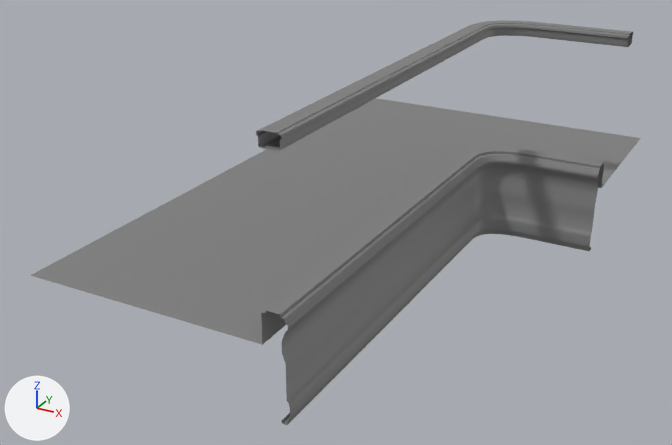
The FBX model Projet Final Manoir/Manoir_FBX_Unwrapped/AR-StaircaseRampCorner_01.FBX: old version first, new version second.
Before and after are seen from a camera (50 mm lens) standing at (3.97, -18.72, 7.32) and looking at (-4.46, -3.4, -0.34). Lighting does not change. The marker at lower left points along +X, +Y and +Z. Where no turn or scale is listed for an object, it has been applied to the vertices.

The scene before the commit, as lines of its bpy script (objects in view):
```python
me_mesh = bpy.data.meshes.new('Mesh')
me_mesh.from_pydata(...)  # 484 vertices, 858 faces; spans x -7.62..0.25, y -8.64..4.06, z -1.32..3.39
me_mesh.materials.append(mat_worldgridmaterial)  # grey #808080
ob_ar_staircaserampcorner_01 = bpy.data.objects.new('AR-StairCaseRampCorner_01', me_mesh)
ob_ar_staircaserampcorner_01.location = (0.0, 0.0, 0.0)
```
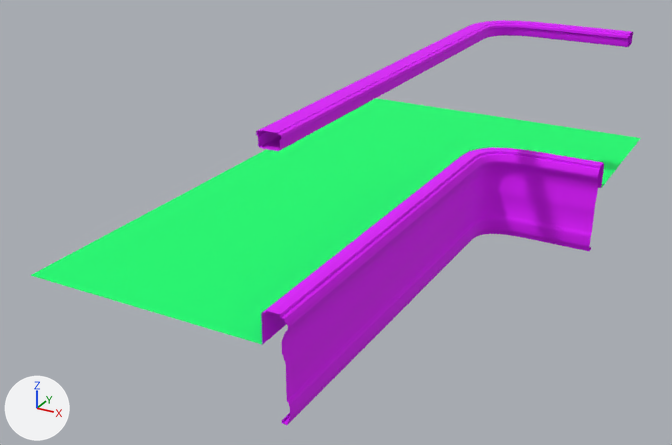
Changed parts and their boxes (x1, y1, x2, y2) in the pictures (672 x 445 px):
```json
{"part": 1, "of": "me_mesh", "change": "recoloured", "before": [31, 98, 641, 344], "after": [31, 98, 641, 344], "on screen": "grey to green"}
{"part": 2, "of": "me_mesh", "change": "recoloured", "before": [256, 20, 633, 425], "after": [256, 20, 633, 425]}
```

Edits to the scene script, one JSON object a line:
```json
{"op": "add", "block": "mat_material__13", "code": ["mat_material__13 = principled_material('Material #13')", "mat_material__13.base_color = (0.729, 0.0, 1.0)  # pink #de00ff", "mat_material__13.roughness = 0.859"]}
{"op": "add", "block": "mat_material__14", "code": ["mat_material__14 = principled_material('Material #14')", "mat_material__14.base_color = (0.0, 1.0, 0.165)  # green #00ff71", "mat_material__14.roughness = 0.859"]}
{"block": "me_mesh", "where": "me_mesh.from_pydata(...)  # 484 vertices, 858 faces; spans x -7.62..0.25, y -8.64..4.06, z -1.32..3.39"}
{"block": "me_mesh", "where": "# used by ob_ar_staircaserampcorner_01; location = (0.0, 0.0, 0.0)"}
{"block": "me_mesh", "change": "me_mesh part 1: all 12 faces centred in x -6.03..-0.49, y -4.4..2.79, z 0.0 switch from mat_worldgridmaterial (grey #808080) to mat_material__14 (green #00ff71)"}
{"block": "me_mesh", "change": "me_mesh part 2: all 846 faces centred in x -2.84..-0.32, y -6.08..0.23, z -1.32..3.39 switch from mat_worldgridmaterial (grey #808080) to mat_material__13 (pink #de00ff)"}
```
